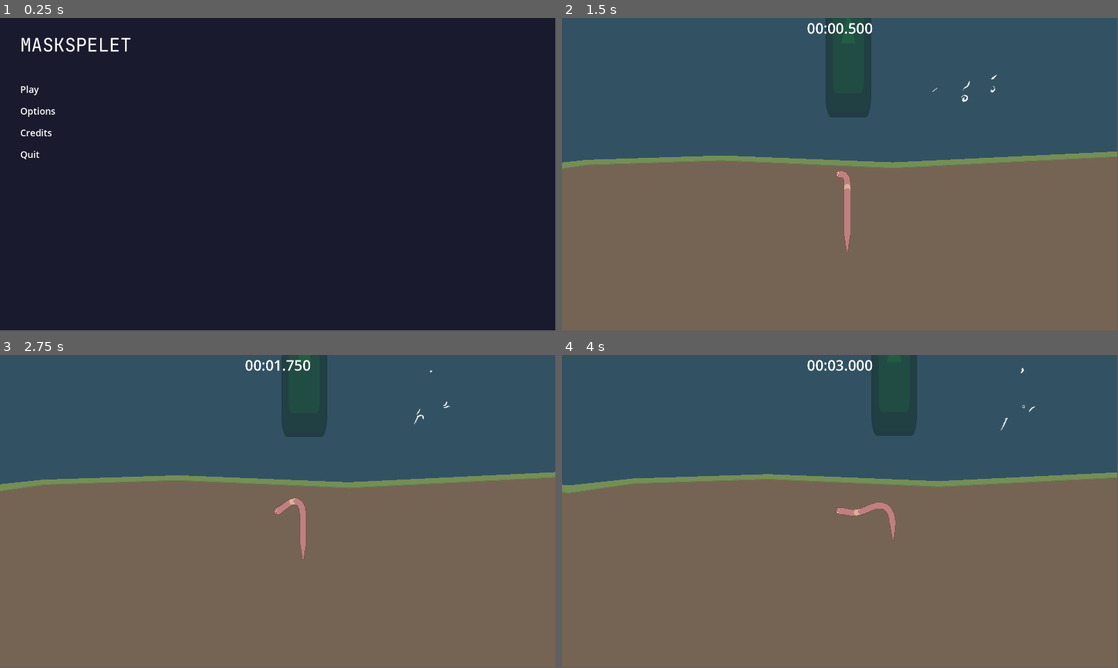
Above: before the commit, frames 1-4 (two rows, left to right).
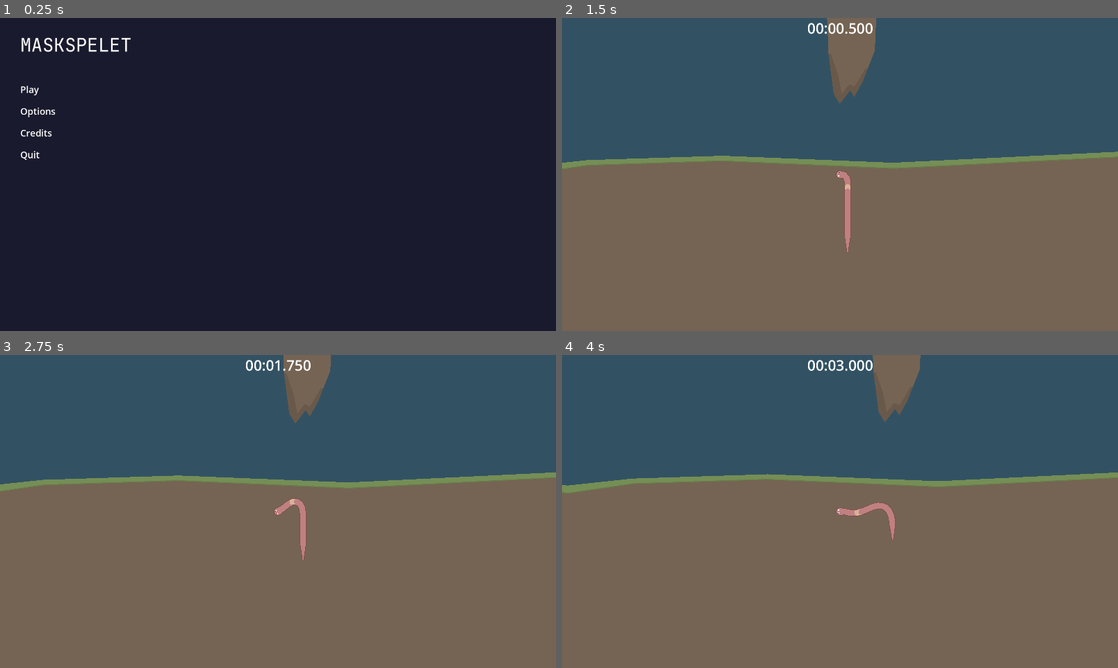
Above: after the commit, the same moments.

Repository: antax02/Mask-Spelet
Game: Godot game, scene res://scenes/ui/main_menu.tscn
Two runs of this game, one before a commit and one after it. Both use one fixed random seed, a clock stepped at 60 frames per second and the inputs below. The engine's default icon, where the game draws it, is replaced by a stand-in: a white triangle on a blue panel in a dark square.
Inputs (mouse positions are in pixels of both pictures, inside the frame that each line leads up to):
- Up to frame 1 (0.25 s): no input
- Up to frame 2 (1.5 s): click "Play" at 0.5 s; move the mouse to (962, 158) at 1.27 s
- Up to frame 3 (2.75 s): move the mouse to (166, 527) at 2.02 s
- Up to frame 4 (4 s): move the mouse to (895, 442) at 2.77 s; move the mouse to (812, 574) at 3.52 s
In our replay, the window is 799x449 before the commit and 800x450 after it. These sizes can differ from the game's own. Grey fills any space a smaller window leaves; there, only what the larger window draws over its background counts as a difference.

The runs differ from the first frame. In frame 1, 0.2% of the frame differs, in the area x 3-24%, y 6-46%; in frame 2, 3.0%, in the area x 0-100%, y 0-75%; in frame 3, 2.4%; in frame 4, 2.4%.

Commit message:
Update level scenes and audio settings
Refactored ground and wind nodes in main level scene, added new Area2D ground sections, and adjusted collision polygons. Set audio bus for player SFX nodes. Changed default volume values and removed particles_enabled from settings_manager.gd for simplified settings management. Updated project.godot to use viewport stretch mode.

Diff:
--- a/project.godot
+++ b/project.godot
@@ -30,8 +30,7 @@
 
 window/size/viewport_width=1920
 window/size/viewport_height=1080
-window/size/resizable=false
-window/size/borderless=true
+window/stretch/mode="viewport"
 
 [global_group]
 
--- a/scenes/levels/main.tscn
+++ b/scenes/levels/main.tscn
@@ -21,10 +21,6 @@
 position = Vector2(4031, -3729)
 scale = Vector2(15.293771, 4.865671)
 
-[node name="GroundBasic2" parent="1" instance=ExtResource("3_y0acb")]
-position = Vector2(1.1920929e-07, -405)
-scale = Vector2(1.2267375, 4.1196475)
-
 [node name="GroundBasic5" parent="1" instance=ExtResource("3_y0acb")]
 position = Vector2(-550, -1026)
 
@@ -167,6 +163,27 @@
 [node name="CollisionPolygon2D" type="CollisionPolygon2D" parent="1/Area2D"]
 polygon = PackedVector2Array(-5106, -11, -2114, 7, -1733, -29, -1527, -17, -1126, 30, -902, 6, -433, -10, 155, 14, 1116, -32, 1773, 29, 2346, 21, 3008, -18, 4823, 49, 5029, 2451, -5057, 2493)
 
+[node name="Area2D2" type="Area2D" parent="1" groups=["ground"]]
+
+[node name="CollisionPolygon2D" type="CollisionPolygon2D" parent="1/Area2D2"]
+polygon = PackedVector2Array(-90, -627, 10, -649, 131, -641, 130, -625, 124, -625, 122, -533, 95, -486, 90, -371, 49, -265, 19, -211, 5, -234, -31, -189, -52, -222, -69, -360, -74, -476, -81, -497, -87, -614)
+
+[node name="Polygon2D" type="Polygon2D" parent="1/Area2D2"]
+color = Color(0.45882353, 0.39215687, 0.3254902, 1)
+polygon = PackedVector2Array(-87, -615, -81, -497, -74, -476, -70, -359, -62, -362, -37, -289, -24, -221, 0, -254, 20, -247, 58, -310, 65, -308, 90, -371, 95, -486, 122, -533, 124, -627, 11, -634)
+
+[node name="Polygon2D2" type="Polygon2D" parent="1/Area2D2"]
+color = Color(0.4117647, 0.34901962, 0.2901961, 1)
+polygon = PackedVector2Array(-70, -360, -52, -222, -31, -188, 5, -234, 19, -212, 49, -266, 65, -309, 58, -311, 20, -247, 1, -255, -24, -223, -37, -289, -62, -362)
+
+[node name="Polygon2D3" type="Polygon2D" parent="1/Area2D2"]
+color = Color(0.45882353, 0.5568628, 0.3372549, 1)
+polygon = PackedVector2Array(-88, -614, -90, -627, 10, -649, 131, -641, 130, -625, 11, -633)
+
+[node name="Polygon2D4" type="Polygon2D" parent="1/Area2D2"]
+color = Color(0.40392157, 0.49411765, 0.2901961, 1)
+polygon = PackedVector2Array(-87, -616, -87, -613, 11, -631, 124, -624, 124, -628, 10, -633)
+
 [node name="2" type="Node" parent="."]
 
 [node name="GroundBasic2" parent="2" instance=ExtResource("3_y0acb")]
@@ -337,11 +354,6 @@
 position = Vector2(2905, -8058)
 rotation = 0.96984035
 
-[node name="Wind6" parent="2" instance=ExtResource("6_b6bv0")]
-position = Vector2(400, -260)
-rotation = 0.7380212
-blow_force = 300.0
-
 [node name="Wind3" parent="2" instance=ExtResource("6_b6bv0")]
 position = Vector2(6764, -8921)
 
@@ -349,6 +361,9 @@
 position = Vector2(7403, -7446)
 
 [node name="Area2D" type="Area2D" parent="2" groups=["ground"]]
+
+[node name="CollisionPolygon2D" type="CollisionPolygon2D" parent="2/Area2D"]
+polygon = PackedVector2Array(-405, -743, -404, -733, -400, -733, -383, -651, -350, -629, -321, -592, -303, -615, -283, -577, -256, -627, -240, -590, -227, -614, -200, -578, -138, -682, -133, -724, -130, -724, -126, -737, -179, -751, -246, -736, -322, -750)
 
 [node name="Polygon2D" type="Polygon2D" parent="2/Area2D"]
 color = Color(0.45882353, 0.5568628, 0.3372549, 1)
@@ -358,16 +373,13 @@
 color = Color(0.40392157, 0.49411765, 0.2901961, 1)
 polygon = PackedVector2Array(-404, -735, -320, -737, -245, -724, -178, -741, -129, -726, -130, -724, -178, -739, -244, -722, -321, -735, -404, -733)
 
-[node name="CollisionPolygon2D" type="CollisionPolygon2D" parent="2/Area2D"]
-polygon = PackedVector2Array(-405, -743, -404, -733, -400, -733, -383, -651, -350, -629, -321, -592, -303, -615, -283, -577, -256, -627, -240, -590, -227, -614, -200, -578, -138, -682, -133, -724, -130, -724, -126, -737, -179, -751, -246, -736, -322, -750)
-
 [node name="Polygon2D3" type="Polygon2D" parent="2/Area2D"]
 color = Color(0.45882353, 0.39215687, 0.3254902, 1)
 polygon = PackedVector2Array(-400, -733, -321, -735, -244, -722, -178, -739, -133, -725, -138, -682, -179, -615, -199, -577, -227, -614, -239, -589, -256, -627, -283, -577, -303, -615, -321, -591, -351, -630, -384, -652)
 
 [node name="Polygon2D4" type="Polygon2D" parent="2/Area2D"]
 color = Color(0.4117647, 0.34901962, 0.2901961, 1)
-polygon = PackedVector2Array(-386, -662, -384, -652, -351, -630, -321, -591, -303, -615, -283, -577, -2 …(201 unchanged characters)…
+polygon = PackedVector2Array(-386, -662, -384, -651, -351, -629, -321, -591, -303, -615, -283, -577, -2 …(201 unchanged characters)…
 
 [node name="HUD" parent="." instance=ExtResource("2_y0acb")]
 
--- a/scenes/player/player.tscn
+++ b/scenes/player/player.tscn
@@ -34,9 +34,11 @@
 
 [node name="RockSmashEntranceSFX" type="AudioStreamPlayer" parent="."]
 stream = ExtResource("3_gmlin")
+bus = &"SFX"
 
 [node name="RockSmashExitSFX" type="AudioStreamPlayer" parent="."]
 stream = ExtResource("4_lvxji")
+bus = &"SFX"
 
 [connection signal="area_entered" from="DetectionArea" to="." method="_on_area_2d_area_entered"]
 [connection signal="area_exited" from="DetectionArea" to="." method="_on_area_2d_area_exited"]
--- a/scripts/util/settings_manager.gd
+++ b/scripts/util/settings_manager.gd
@@ -2,13 +2,12 @@
 
 const SETTINGS_FILE = "user://settings.cfg"
 
-var master_volume = 80.0
-var music_volume = 70.0
-var sfx_volume = 80.0
+var master_volume = 50.0
+var music_volume = 100.0
+var sfx_volume = 100.0
 
 var fullscreen = false
 var screen_shake = true
-var particles_enabled = true
 
 func _ready():
 	load_settings()
@@ -33,7 +32,6 @@
 
 	config.set_value("game", "fullscreen", fullscreen)
 	config.set_value("game", "screen_shake", screen_shake)
-	config.set_value("game", "particles_enabled", particles_enabled)
 
 	config.save(SETTINGS_FILE)
 
@@ -48,4 +46,3 @@
 
 	fullscreen = config.get_value("game", "fullscreen", fullscreen)
 	screen_shake = config.get_value("game", "screen_shake", screen_shake)
-	particles_enabled = config.get_value("game", "particles_enabled", particles_enabled)
